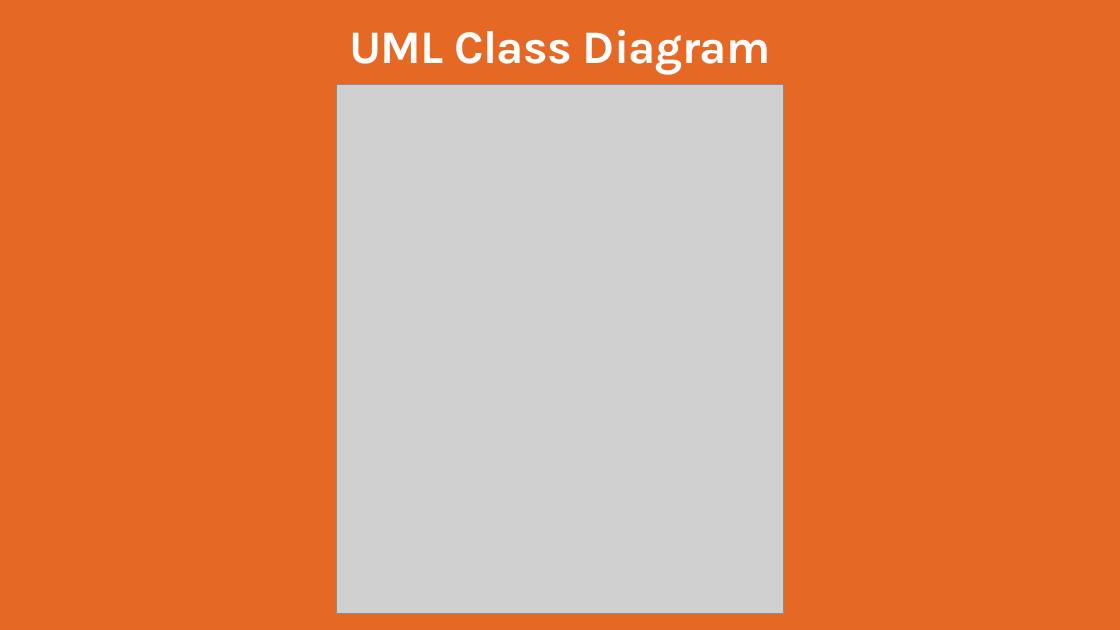
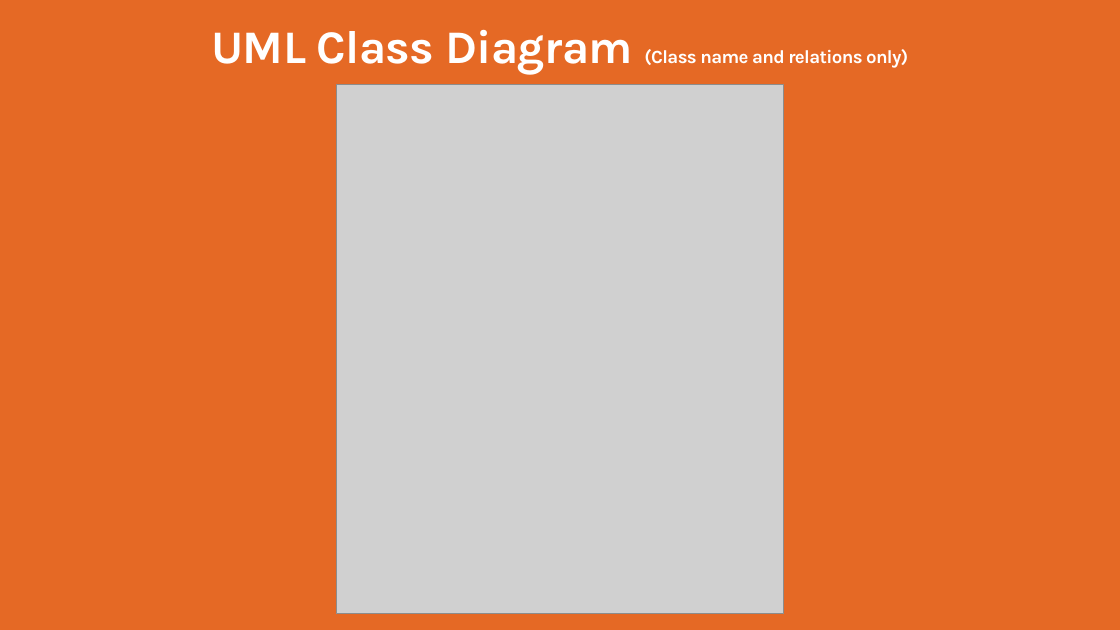
Before and after one commit to KaziRifatMorshed/student-database-oop-java-swing, a slide deck: slide 7 of Presentation.pptx. Drawn at 1120x630 pixels with LibreOffice and Linux fonts; fonts in the diff are those of the drawing; grey boxes stand for pictures; background and template pictures are left out. Boxes give left, top, right and bottom in pixels: in the first picture for what was removed or moved away, otherwise in the second. Text is boxed around its words. In the diff, an @@ line names an element or a change of style, - is before the commit and + after.

```diff
--- a/Presentation.pptx
+++ b/Presentation.pptx
@@ title at (211,29,908,74): text changed; size 40 to 16 pt @@
-UML Class Diagram
+UML Class Diagram (Class name and relations only)
```
Also in this commit, not shown: 4 other slides changed, 4 other files.
